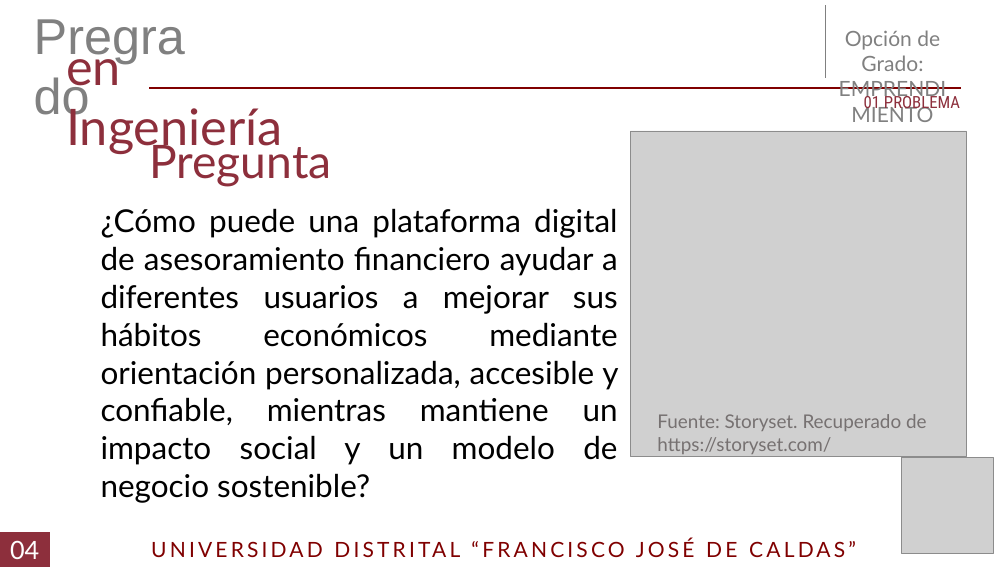
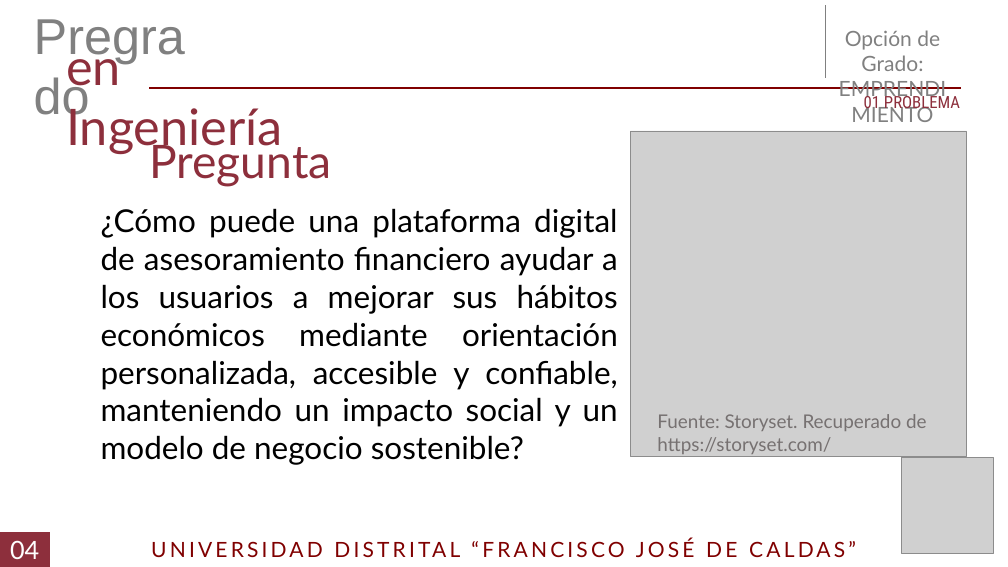
Before and after one commit to DLRin/anteproyecto, a slide deck: slide 5 of Presentacion/Presentacion.pptx. Drawn at 1008x567 pixels with LibreOffice and Linux fonts; fonts in the diff are those of the drawing; grey boxes stand for pictures. Boxes give left, top, right and bottom in pixels: in the first picture for what was removed or moved away, otherwise in the second. Text is boxed around its words. In the diff, an @@ line names an element or a change of style, - is before the commit and + after.

```diff
--- a/Presentacion/Presentacion.pptx
+++ b/Presentacion/Presentacion.pptx
@@ text at (101, 208, 618, 465): text changed @@
-¿Cómo puede una plataforma digital de asesoramiento financiero ayudar a diferentes usuarios a mejorar sus hábitos económicos mediante orientación personalizada, accesible y confiable, mientras mantiene un impacto social y un modelo de negocio sostenible?
+¿Cómo puede una plataforma digital de asesoramiento financiero ayudar a los usuarios a mejorar sus hábitos económicos mediante orientación personalizada, accesible y confiable, manteniendo un impacto social y un modelo de negocio sostenible?
```
Also in this commit, not shown: 2 other slides changed, 2 other files.
